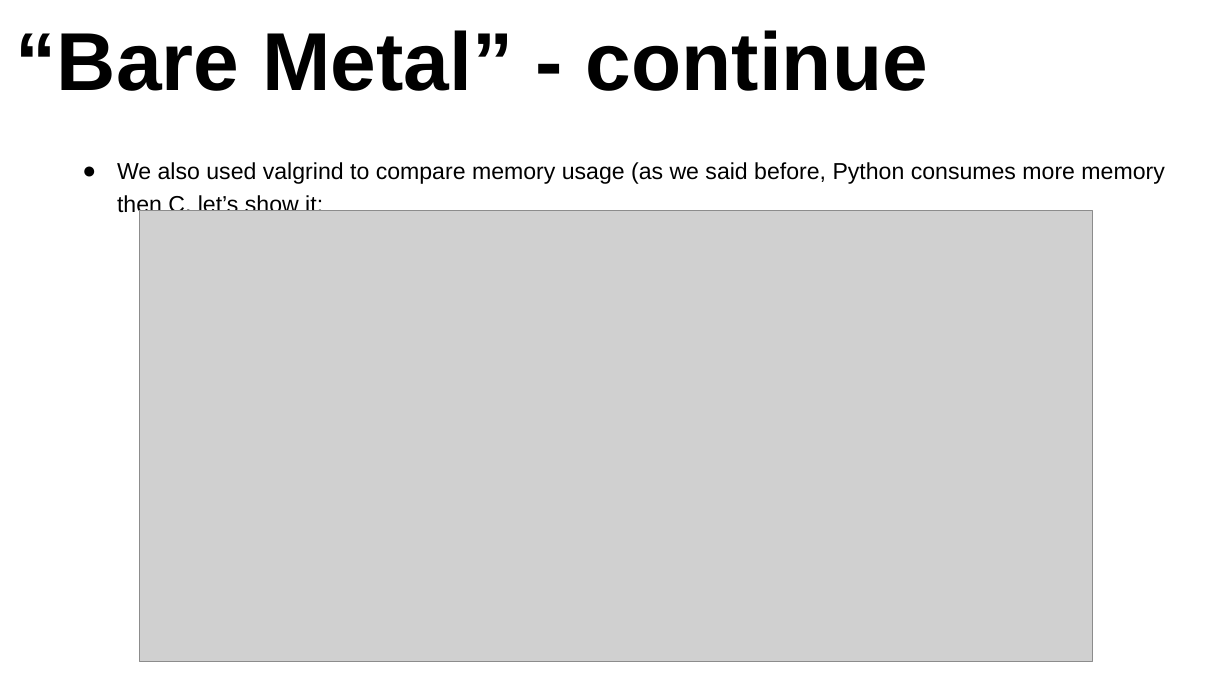
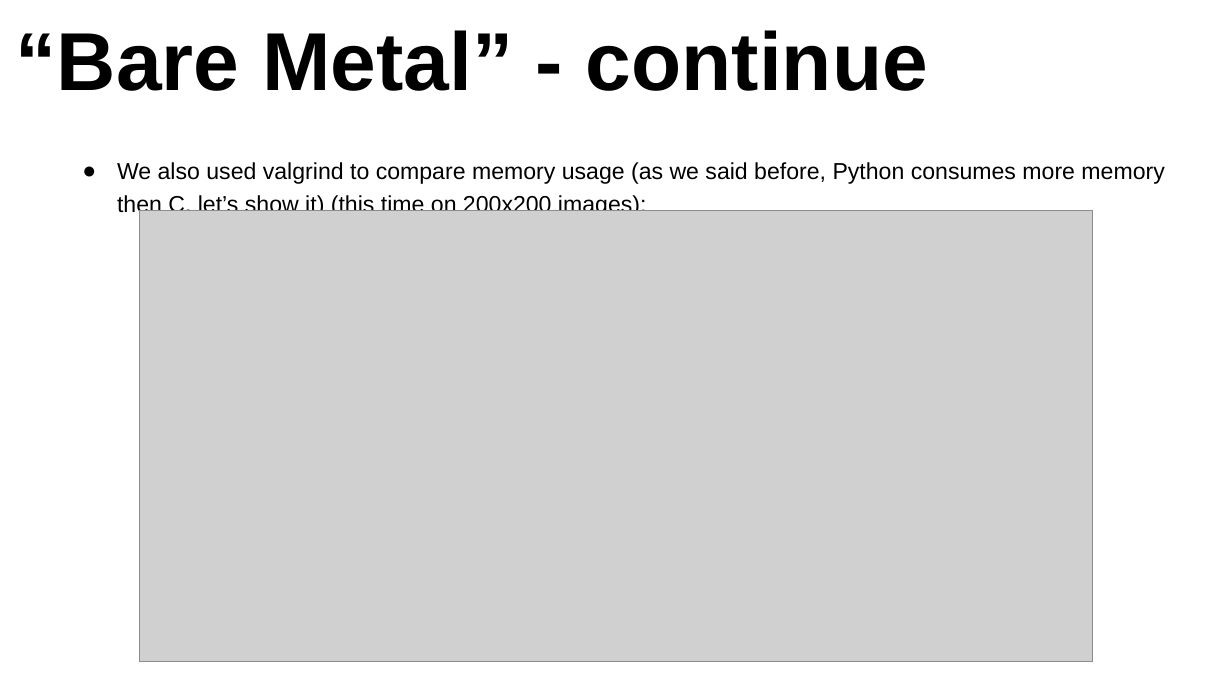
Before and after one commit to oridaniel09/nnproject, a slide deck: slide 61 of Final Presentation - NN Project.pptx. Drawn at 1232x693 pixels with LibreOffice and Linux fonts; fonts in the diff are those of the drawing; grey boxes stand for pictures. Boxes give left, top, right and bottom in pixels: in the first picture for what was removed or moved away, otherwise in the second. Text is boxed around its words. In the diff, an @@ line names an element or a change of style, - is before the commit and + after.

```diff
--- a/Final Presentation - NN Project.pptx
+++ b/Final Presentation - NN Project.pptx
@@ text at bbox=[117, 162, 1164, 218]: text changed @@
-● We also used valgrind to compare memory usage (as we said before, Python consumes more memory then C, let’s show it:
+● We also used valgrind to compare memory usage (as we said before, Python consumes more memory then C, let’s show it) (this time on 200x200 images):
```
Also in this commit, not shown: 11 other slides changed, 1 slide added.
